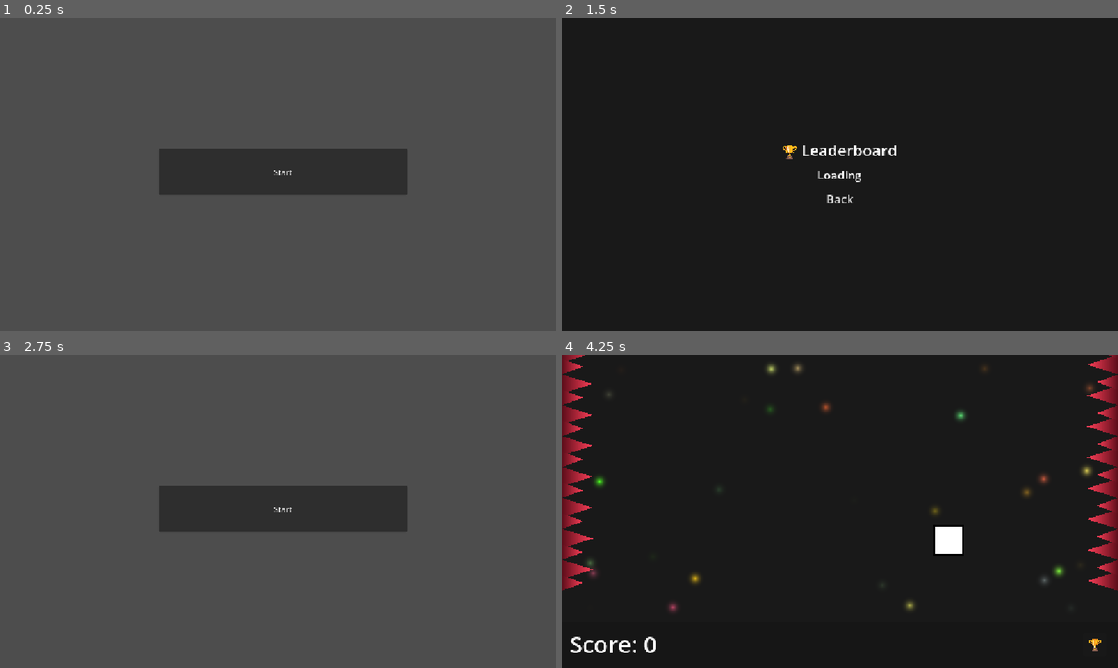
Above: before the commit, frames 1-4 (two rows, left to right).
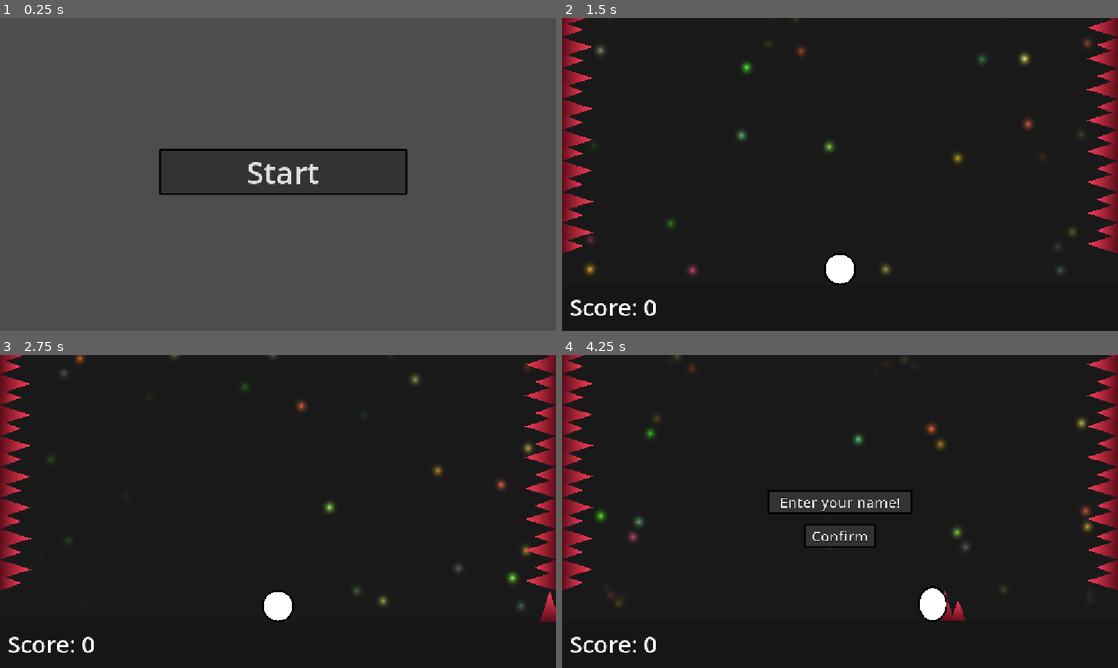
Above: after the commit, the same moments.

Repository: vindognz/dodge-the-spikes
Game: Godot game, scene res://scenes/start.tscn
Two runs of this game, one before a commit and one after it. Both use one fixed random seed, a clock stepped at 60 frames per second and the inputs below.
Inputs (mouse positions are in pixels of both pictures, inside the frame that each line leads up to):
- Up to frame 1 (0.25 s): no input
- Up to frame 2 (1.5 s): click "Start" at 0.5 s; click (1095, 309) at 1.25 s, where only the run before the commit has a clickable "🏆"
- Up to frame 3 (2.75 s): click (278, 536) at 2 s, where only the run before the commit has a clickable "Back"
- Up to frame 4 (4.25 s): click (845, 508) at 2.75 s, where only the run before the commit has a clickable "Start"; tap Enter at 3.5 s; move the mouse to (962, 495) at 3.52 s; hold Right (right) from 3.53 s (still down); hold Space (jump) from 3.53 s (still down); click (962, 495) at 3.67 s

The runs differ from the first frame. In frame 1, 1.0% of the frame differs, in the area x 28-74%, y 41-57%; in frame 2, 6.0%; in frame 3, 93%, in the area x 0-100%, y 0-100%; in frame 4, 5.3%.

Commit message:
made the death screen less atrocious, camera shake on landing, squishy ball is player now, updated wakatime plugin

Diff:
--- a/scenes/game.tscn
+++ b/scenes/game.tscn
@@ -6,7 +6,10 @@
 [ext_resource type="PackedScene" uid="uid://uxx4nd6pm7q2" path="res://scenes/spike.tscn" id="2_yqjtg"]
 [ext_resource type="Script" uid="uid://b8dajrp0j8p8l" path="res://scripts/fireflies.gd" id="3_p57ef"]
 [ext_resource type="Script" uid="uid://beo50xf5lvt7u" path="res://scripts/spike_controller.gd" id="4_lbhrr"]
+[ext_resource type="Script" uid="uid://kwpd12r52fn2" path="res://scripts/camera.gd" id="5_gee14"]
 [ext_resource type="Script" uid="uid://havf4xfa3ehw" path="res://scripts/zone_controller.gd" id="7_u5sy4"]
+[ext_resource type="PackedScene" uid="uid://fmf3isf5jxft" path="res://scenes/leaderboard.tscn" id="9_0tnpc"]
+[ext_resource type="StyleBox" uid="uid://bxcr3xly5138d" path="res://styles/UI_button_style.tres" id="10_vtaks"]
 
 [sub_resource type="ShaderMaterial" id="ShaderMaterial_iywne"]
 shader = ExtResource("2_iywne")
@@ -61,7 +64,7 @@
 z_index = -1
 material = SubResource("ShaderMaterial_iywne")
 offset_left = -144.0
-offset_top = -162.0
+offset_top = -170.0
 offset_right = 144.0
 offset_bottom = -24.0
 color = Color(1, 1, 1, 0)
@@ -74,6 +77,7 @@
 [node name="Camera" type="Camera2D" parent="." unique_id=1095580906]
 position = Vector2(0, -81)
 zoom = Vector2(4, 4)
+script = ExtResource("5_gee14")
 
 [node name="SpikeController" type="Node2D" parent="." unique_id=68066691]
 script = ExtResource("4_lbhrr")
@@ -182,7 +186,10 @@
 offset_bottom = 64.0
 color = Color(0, 0, 0, 1)
 
-[node name="Bottom" type="ColorRect" parent="CanvasLayer/UI borders" unique_id=571146118]
+[node name="HUD" type="Node2D" parent="CanvasLayer" unique_id=1080260442]
+z_index = 999
+
+[node name="Bottom" type="ColorRect" parent="CanvasLayer/HUD" unique_id=571146118]
 anchors_preset = 7
 anchor_left = 0.5
 anchor_top = 1.0
@@ -194,65 +201,6 @@
 grow_horizontal = 2
 grow_vertical = 0
 color = Color(0.08627451, 0.08627451, 0.08627451, 1)
-
-[node name="GameOverScreen" type="Node2D" parent="CanvasLayer" unique_id=1441366816]
-
-[node name="GameOverLabel" type="Label" parent="CanvasLayer/GameOverScreen" unique_id=1503372036]
-anchors_preset = 8
-anchor_left = 0.5
-anchor_top = 0.5
-anchor_right = 0.5
-anchor_bottom = 0.5
-offset_left = 394.0
-offset_top = 210.0
-offset_right = 759.0
-offset_bottom = 298.0
-grow_horizontal = 2
-grow_vertical = 2
-theme_override_colors/font_color = Color(1, 1, 1, 1)
-theme_override_font_sizes/font_size = 64
-text = "Game Over!"
-horizontal_alignment = 1
-
-[node name="ScoreLabel" type="Label" parent="CanvasLayer/GameOverScreen" unique_id=1134715416]
-anchors_preset = 8
-anchor_left = 0.5
-anchor_top = 0.5
-anchor_right = 0.5
-anchor_bottom = 0.5
-offset_left = 380.5
-offset_top = 290.5
-offset_right = 771.5
-offset_bottom = 357.5
-grow_horizontal = 2
-grow_vertical = 2
-theme_override_font_sizes/font_size = 48
-text = "Your score was 0"
-horizontal_alignment = 1
-
-[node name="PlayAgainButton" type="Button" parent="CanvasLayer/GameOverScreen" unique_id=1294990620]
-anchors_preset = 8
-anchor_left = 0.5
-anchor_top = 0.5
-anchor_right = 0.5
-anchor_bottom = 0.5
-offset_left = 489.0
-offset_top = 370.0
-offset_right = 669.0
-offset_bottom = 430.0
-grow_horizontal = 2
-grow_vertical = 2
-theme_override_font_sizes/font_size = 32
-text = "Play Again"
-
-[node name="SubmitScoreButton" type="Button" parent="CanvasLayer/GameOverScreen" unique_id=1648888760]
-offset_left = 298.0
-offset_top = 390.0
-offset_right = 407.0
-offset_bottom = 421.0
-text = "Submit score"
-
-[node name="HUD" type="Node2D" parent="CanvasLayer" unique_id=1080260442]
 
 [node name="ScoreLabel" type="Label" parent="CanvasLayer/HUD" unique_id=454359975]
 anchors_preset = 2
@@ -266,21 +214,99 @@
 theme_override_font_sizes/font_size = 48
 text = "Score: 0"
 
-[node name="LeaderboardButton" type="Button" parent="CanvasLayer/HUD" unique_id=476615647]
-anchors_preset = 3
-anchor_left = 1.0
-anchor_top = 1.0
+[node name="GameOverScreen" type="Control" parent="CanvasLayer" unique_id=2119976597]
+layout_mode = 3
+anchors_preset = 8
+anchor_left = 0.5
+anchor_top = 0.5
+anchor_right = 0.5
+anchor_bottom = 0.5
+grow_horizontal = 2
+grow_vertical = 2
+
+[node name="Leaderboard" parent="CanvasLayer/GameOverScreen" unique_id=673377618 instance=ExtResource("9_0tnpc")]
+layout_mode = 1
+anchors_preset = 5
+anchor_left = 0.5
+anchor_right = 0.5
+anchor_bottom = 0.0
+offset_top = -23.0
+offset_bottom = -23.0
+grow_vertical = 1
+size_flags_horizontal = 4
+size_flags_vertical = 4
+
+[node name="PlayAgainButton" type="Button" parent="CanvasLayer/GameOverScreen/Leaderboard" unique_id=1294990620]
+z_index = 1
+layout_mode = 1
+anchors_preset = 8
+anchor_left = 0.5
+anchor_top = 0.5
+anchor_right = 0.5
+anchor_bottom = 0.5
+offset_left = -90.0
+offset_top = 70.0
+offset_right = 90.0
+offset_bottom = 130.0
+grow_horizontal = 2
+grow_vertical = 2
+theme_override_font_sizes/font_size = 32
+theme_override_styles/normal = ExtResource("10_vtaks")
+text = "Play Again"
+
+[node name="NamePrompt" type="Control" parent="CanvasLayer/GameOverScreen" unique_id=1830409558]
+layout_mode = 1
+anchors_preset = 15
 anchor_right = 1.0
 anchor_bottom = 1.0
-offset_left = 1080.0
-offset_top = 576.0
-offset_right = 1128.0
-offset_bottom = 624.0
-grow_horizontal = 0
-grow_vertical = 0
-theme_override_font_sizes/font_size = 28
-text = "🏆"
-
-[connection signal="pressed" from="CanvasLayer/GameOverScreen/PlayAgainButton" to="." method="_on_play_again_button_pressed"]
-[connection signal="pressed" from="CanvasLayer/GameOverScreen/SubmitScoreButton" to="." method="_on_submit_score_button_pressed"]
-[connection signal="pressed" from="CanvasLayer/HUD/LeaderboardButton" to="." method="_on_leaderboard_button_pressed"]
+grow_horizontal = 2
+grow_vertical = 2
+
+[node name="NameInput" type="LineEdit" parent="CanvasLayer/GameOverScreen/NamePrompt" unique_id=32285384]
+layout_mode = 1
+anchors_preset = 8
+anchor_left = 0.5
+anchor_top = 0.5
+anchor_right = 0.5
+anchor_bottom = 0.5
+offset_left = -150.0
+offset_top = -45.0
+offset_right = 150.0
+offset_bottom = 5.0
+grow_horizontal = 2
+grow_vertical = 2
+size_flags_horizontal = 4
+size_flags_vertical = 4
+theme_override_colors/font_color = Color(0.875, 0.875, 0.875, 1)
+theme_override_colors/font_outline_color = Color(0, 0, 0, 1)
+theme_override_colors/font_placeholder_color = Color(0.8745098, 0.8745098, 0.8745098, 1)
+theme_override_constants/outline_size = 4
+theme_override_font_sizes/font_size = 30
+theme_override_styles/normal = ExtResource("10_vtaks")
+placeholder_text = "Enter your name!"
+alignment = 1
+max_length = 16
+
+[node name="ConfirmNameButton" type="Button" parent="CanvasLayer/GameOverScreen/NamePrompt" unique_id=1515566819]
+layout_mode = 1
+anchors_preset = 8
+anchor_left = 0.5
+anchor_top = 0.5
+anchor_right = 0.5
+anchor_bottom = 0.5
+offset_left = -75.0
+offset_top = 25.0
+offset_right = 75.0
+offset_bottom = 75.0
+grow_horizontal = 2
+grow_vertical = 2
+size_flags_horizontal = 4
+size_flags_vertical = 4
+theme_override_colors/font_color = Color(0.875, 0.875, 0.875, 1)
+theme_override_constants/outline_size = 4
+theme_override_font_sizes/font_size = 30
+theme_override_styles/normal = ExtResource("10_vtaks")
+text = "Confirm"
+
+[connection signal="pressed" from="CanvasLayer/GameOverScreen/Leaderboard/PlayAgainButton" to="." method="_on_play_again_button_pressed"]
+[connection signal="pressed" from="CanvasLayer/GameOverScreen/NamePrompt/ConfirmNameButton" to="." method="_on_confirm_name_button_pressed"]
--- a/scenes/leaderboard.tscn
+++ b/scenes/leaderboard.tscn
@@ -64,11 +64,3 @@
 custom_minimum_size = Vector2(400, 500)
 layout_mode = 2
 size_flags_horizontal = 3
-
-[node name="BackButton" type="Button" parent="Panel/VBox" unique_id=131837777]
-layout_mode = 2
-size_flags_horizontal = 4
-theme_override_font_sizes/font_size = 24
-text = "Back"
-
-[connection signal="pressed" from="Panel/VBox/BackButton" to="." method="_on_back_button_pressed"]
--- a/scenes/player.tscn
+++ b/scenes/player.tscn
@@ -2,11 +2,11 @@
 
 [ext_resource type="Script" uid="uid://cxa0dr5e57cgo" path="res://scripts/player.gd" id="1_g2els"]
 
-[sub_resource type="RectangleShape2D" id="RectangleShape2D_6ygxs"]
-size = Vector2(16, 16)
+[sub_resource type="CircleShape2D" id="CircleShape2D_j8q1p"]
+radius = 8.0
 
 [node name="Player" type="CharacterBody2D" unique_id=129299254]
 script = ExtResource("1_g2els")
 
 [node name="CollisionShape2D" type="CollisionShape2D" parent="." unique_id=546971703]
-shape = SubResource("RectangleShape2D_6ygxs")
+shape = SubResource("CircleShape2D_j8q1p")
--- a/scenes/start.tscn
+++ b/scenes/start.tscn
@@ -1,6 +1,7 @@
 [gd_scene format=3 uid="uid://bg5h5hh8q4cqo"]
 
 [ext_resource type="Script" uid="uid://1d5jrc7m2rtc" path="res://scripts/start.gd" id="1_jaeev"]
+[ext_resource type="StyleBox" uid="uid://bxcr3xly5138d" path="res://styles/UI_button_style.tres" id="2_u80x2"]
 
 [node name="Control" type="Control" unique_id=1645800055]
 layout_mode = 3
@@ -17,6 +18,8 @@
 offset_top = 271.0
 offset_right = 844.0
 offset_bottom = 367.0
+theme_override_font_sizes/font_size = 64
+theme_override_styles/normal = ExtResource("2_u80x2")
 text = "Start"
 
 [connection signal="pressed" from="StartGameButton" to="." method="_on_start_game_button_pressed"]
--- a/scripts/Global.gd
+++ b/scripts/Global.gd
@@ -6,12 +6,13 @@
 var running: bool = true
 var score: int = 0
 var highscore: int = 0
+var current_player_name: String = ""
 
 func reset() -> void:
 	running = true
 	score = 0
 
-func submit_score(player_name: String) -> void:
+func submit_score(player_name: String, on_complete: Callable = Callable()) -> void:
 	var http = HTTPRequest.new()
 	get_tree().root.add_child(http)
 
@@ -26,13 +27,23 @@
 		"score": score
 	})
 
-	http.request(url, headers, HTTPClient.METHOD_POST, body)
-	http.request_completed.connect(func(_result, code, _headers, _body):
-		if code == 201:
-			print("Score submitted!")
-		else:
-			print("Submit failed: ", code)
+	var error = http.request(url, headers, HTTPClient.METHOD_POST, body)
+
+	if error != OK:
+		print("HTTP request failed to start: ", error)
 		http.queue_free()
+		return
+
+	http.request_completed.connect(
+		func(_result, code, _headers, _body):
+			if code == 201:
+				print("Score submitted!")
+			else:
+				print("Submit failed: ", code)
+			http.queue_free()
+
+			if on_complete.is_valid():
+				on_complete.call()
 	)
 
 func fetch_leaderboard(callback: Callable) -> void:
@@ -41,9 +52,11 @@
 
 	var url = SUPABASE_URL + "/rest/v1/rpc/get_leaderboard"
 	var headers = [
+		"Content-Type: application/json",
 		"apikey: " + SUPABASE_KEY,
 		"Authorization: Bearer " + SUPABASE_KEY
 	]
+
 	http.request(url, headers, HTTPClient.METHOD_GET)
 	http.request_completed.connect(func(_result, code, _headers, body):
 		if code == 200:
--- /dev/null
+++ b/scripts/camera.gd
@@ -0,0 +1,23 @@
+extends Camera2D
+
+var shake_intensity: float = 0.0
+var shake_duration: float = 0.0
+var shake_timer: float = 0.0
+var shake_horizontal: bool = false
+
+func shake(intensity: float, duration: float, horizonal: bool = false) -> void:
+	shake_intensity = intensity
+	shake_duration = duration
+	shake_timer = duration
+	shake_horizontal = horizonal
+
+# Called every frame. 'delta' is the elapsed time since the previous frame.
+func _process(delta: float) -> void:
+	if shake_timer > 0:
+		shake_timer -= delta
+		var t = shake_timer / shake_duration
+		var offset_y = randf_range(-shake_intensity, shake_intensity) * t
+		var offset_x = randf_range(-shake_intensity, shake_intensity) * t if shake_horizontal else 0.0
+		offset = Vector2(offset_x, offset_y)
+	else:
+		offset = Vector2.ZERO
--- a/scripts/game.gd
+++ b/scripts/game.gd
@@ -1,29 +1,63 @@
 extends Node2D
 
-@onready var game_over_screen: Node2D = $CanvasLayer/GameOverScreen
-@onready var game_over_score_label: Label = $CanvasLayer/GameOverScreen/ScoreLabel
+@onready var game_over_screen: Control = $CanvasLayer/GameOverScreen
+@onready var leaderboard: Control = $CanvasLayer/GameOverScreen/Leaderboard
+@onready var name_prompt: Control = $CanvasLayer/GameOverScreen/NamePrompt
+@onready var name_input: LineEdit = $CanvasLayer/GameOverScreen/NamePrompt/NameInput
+@onready var confirm_name_button: Button = $CanvasLayer/GameOverScreen/NamePrompt/ConfirmNameButton
 @onready var score_label: Label = $CanvasLayer/HUD/ScoreLabel
 @onready var player: CharacterBody2D = $Player
+
+var game_over_triggered: bool = false
 
 # Called when the node enters the scene tree for the first time.
 func _ready() -> void:
 	game_over_screen.visible = false
+	leaderboard.visible = false
+	name_prompt.visible = false
 
 # Called every frame. 'delta' is the elapsed time since the previous frame.
 func _process(_delta: float) -> void:
 	if not Global.running:
-		game_over_screen.visible = true
-		game_over_score_label.text = "Your score was " + str(Global.score)
+		if not game_over_triggered:
+			game_over_triggered = true
+			game_over_screen.visible = true
+			on_game_over()
 	else:
 		score_label.text = "Score: " + str(Global.score)
 		Global.highscore = max(Global.score, Global.highscore)
 
+func on_game_over() -> void:
+	if Global.current_player_name == "":
+		name_prompt.visible = true
+		leaderboard.visible = false
+	else:
+		name_prompt.visible = false
+		leaderboard.visible = true
+
+		Global.submit_score(
+			Global.current_player_name,
+			func():
+				if is_instance_valid(leaderboard):
+					Global.fetch_leaderboard(leaderboard.populate)
+		)
+
 func _on_play_again_button_pressed() -> void:
+	Global.reset()
 	get_tree().reload_current_scene()
-	Global.reset()
 
-func _on_submit_score_button_pressed() -> void:
-	Global.submit_score("test")
+func _on_confirm_name_button_pressed() -> void:
+	var name_text = name_input.text.strip_edges()
+	if name_text == "":
+		name_text = "Anonymous"
 
-func _on_leaderboard_button_pressed() -> void:
-	get_tree().change_scene_to_file("res://scenes/leaderboard.tscn")
+	Global.current_player_name = name_text
+	name_prompt.visible = false
+	leaderboard.visible = true
+
+	Global.submit_score(
+		Global.current_player_name,
+		func():
+			if is_instance_valid(leaderboard):
+				Global.fetch_leaderboard(leaderboard.populate)
+	)
--- a/scripts/leaderboard.gd
+++ b/scripts/leaderboard.gd
@@ -23,6 +23,9 @@
 			loading_label.text = "Loading" + ".".repeat(loading_dots)
 
 func populate(entries: Array) -> void:
+	for child in entry_list.get_children():
+		child.queue_free()
+
 	loading_label.visible = false
 	scroll.visible = true
 
@@ -37,10 +40,11 @@
 		rank_label.add_theme_color_override("font_color", Color.WHITE)
 
 		var name_label = Label.new()
+		var name_color = Color(1.0, 0.84, 0.0) if entry["name"] == Global.current_player_name else Color.WHITE
 		name_label.text = str(entry["name"])
 		name_label.size_flags_horizontal = Control.SIZE_EXPAND_FILL
 		name_label.add_theme_font_size_override("font_size", 24)
-		name_label.add_theme_color_override("font_color", Color.WHITE)
+		name_label.add_theme_color_override("font_color", name_color)
 
 		var score_label = Label.new()
 		score_label.text = str(int(entry["score"]))
--- a/scripts/player.gd
+++ b/scripts/player.gd
@@ -1,40 +1,63 @@
 extends CharacterBody2D
+
+@onready var camera: Camera2D = $"../Camera"
 
 const SPEED = 80.0
 const JUMP_VELOCITY = 400.0
 const GRAVITY = Vector2(0, 1400) #Vector2(0, 980.0)
 
+var draw_scale: Vector2 = Vector2(1.0, 1.0)
+var target_scale: Vector2 = Vector2(1.0, 1.0)
+
+var splat_timer: float = 0.0
+
+var was_on_floor: bool = true
+
 func _draw():
-	var style = StyleBoxFlat.new()
-	style.bg_color = Color(1.0, 1.0, 1.0, 1.0)
-	#style.corner_radius_top_left = 2
-	#style.corner_radius_top_right = 2
-	#style.corner_radius_bottom_left = 2
-	#style.corner_radius_bottom_right = 2
-	style.border_width_left = 1
-	style.border_width_right = 1
-	style.border_width_top = 1
-	style.border_width_bottom = 1
-	style.border_color = Color(0.0, 0.0, 0.0, 1.0)
-	draw_style_box(style, Rect2(-8, -8, 16, 16))
+	var offset = Vector2(0, 8.0 * (1.0 - draw_scale.y))
+	draw_set_transform(offset, 0.0, draw_scale)
+
+	draw_circle(Vector2.ZERO, 8.0, Color(1.0, 1.0, 1.0, 1.0))
+	draw_arc(Vector2.ZERO, 8.0, 0.0, TAU, 32, Color.BLACK, 1.0)
+
+	draw_set_transform(Vector2.ZERO, 0.0, Vector2.ONE)
 
 func _physics_process(delta: float) -> void:
-	if not Global.running: return
+	if not Global.running:
+		return
 
-	# Handle gravity
 	if not is_on_floor():
-		#pass
 		velocity += GRAVITY * delta
 
-	# Handle jumping
 	if Input.is_action_pressed("jump") and is_on_floor():
 		velocity.y = -JUMP_VELOCITY
+		target_scale = Vector2(1.15, 0.85)
 
-	# Get the input direction and handle the movement/deceleration.
 	var direction := Input.get_axis("left", "right")
+
 	if direction:
 		velocity.x = direction * SPEED
 	else:
 		velocity.x = move_toward(velocity.x, 0, SPEED)
 
 	move_and_slide()
+
+	var just_landed := is_on_floor() and not was_on_floor
+	was_on_floor = is_on_floor()
+
+	if just_landed:
+		camera.shake(5.0, 0.1)
+		var tween = create_tween()
+		tween.tween_property(self, "draw_scale", Vector2(1.35, 0.65), 0.05)
+		tween.tween_property(self, "draw_scale", Vector2(0.85, 1.15), 0.06)
+		tween.tween_property(self, "draw_scale", Vector2.ONE, 0.08)
+
+	elif not is_on_floor():
+		target_scale = Vector2(0.9, 1.1)
+		draw_scale = draw_scale.lerp(target_scale, delta * 12.0)
+
+	else:
+		target_scale = Vector2.ONE
+		draw_scale = draw_scale.lerp(target_scale, delta * 12.0)
+
+	queue_redraw()
--- /dev/null
+++ b/styles/UI_button_style.tres
@@ -0,0 +1,18 @@
+[gd_resource type="StyleBoxFlat" format=3 uid="uid://bxcr3xly5138d"]
+
+[resource]
+content_margin_left = 4.0
+content_margin_top = 4.0
+content_margin_right = 4.0
+content_margin_bottom = 4.0
+bg_color = Color(0.2, 0.2, 0.2, 1)
+border_width_left = 4
+border_width_top = 4
+border_width_right = 4
+border_width_bottom = 4
+border_color = Color(0, 0, 0, 1)
+corner_radius_top_left = 3
+corner_radius_top_right = 3
+corner_radius_bottom_right = 3
+corner_radius_bottom_left = 3
+corner_detail = 5
Not shown, removed: addons/godot_super-wakatime/decompressor.gd
Not shown, removed: addons/godot_super-wakatime/decompressor.gd.uid
Not shown, changed: addons/godot_super-wakatime/godot_super-wakatime.gd
Not shown, changed: addons/godot_super-wakatime/plugin.cfg
Not shown, added: scripts/camera.gd.uid
Not shown, changed: .gitignore
